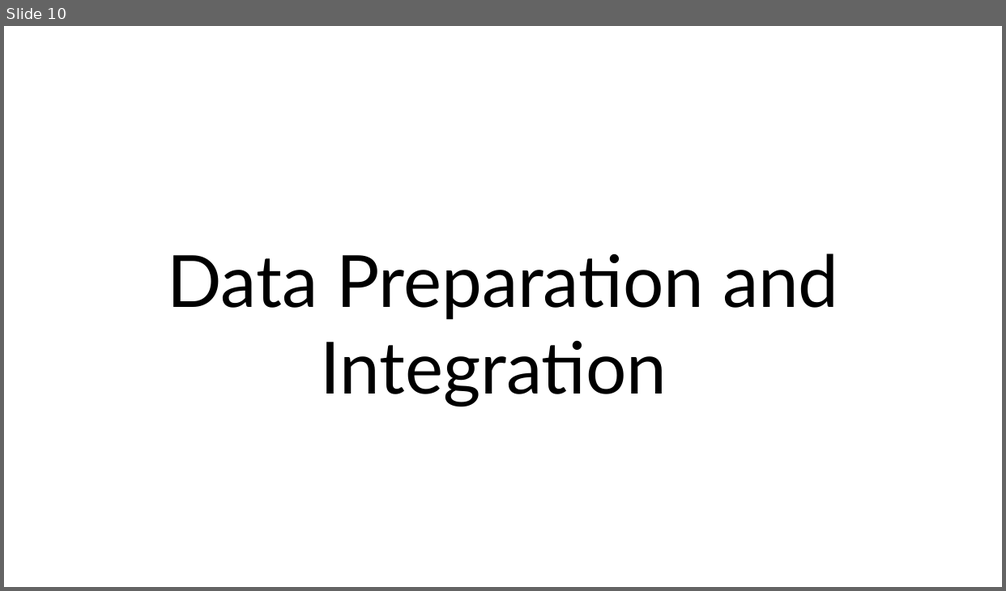
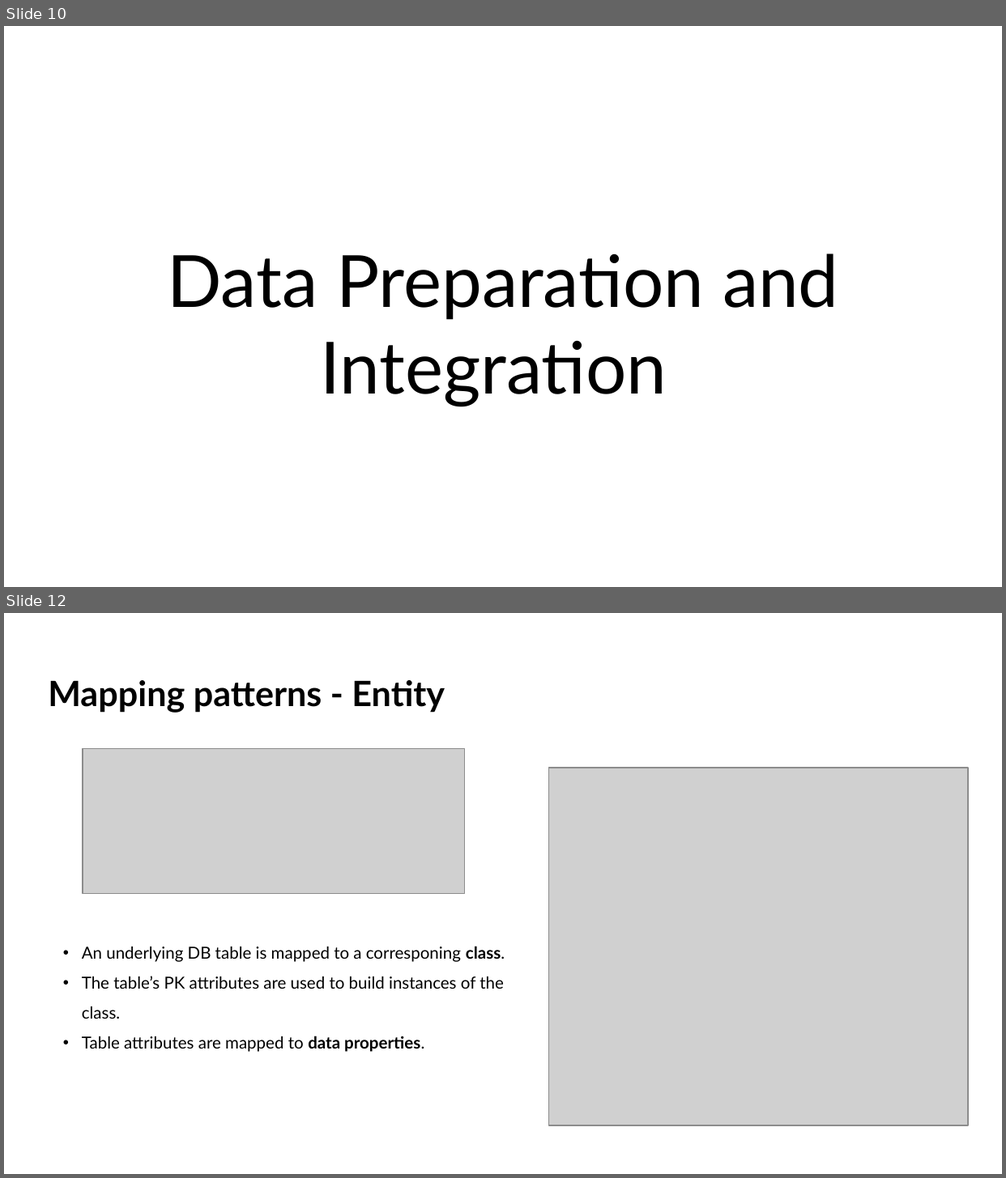
Before and after one commit to iberius96/DP_DPI, a slide deck: Presentation_Samuele_Ceol.pptx. Shown one above the other, each under a label of ours: slide 10 before the commit, slides 10 and 12 after it; the slides between them are not shown. The pictures are 1006x591 and 1006x1178 pixels, drawn with LibreOffice and Linux fonts; fonts in the diff are those of the drawing; grey boxes stand for pictures. Boxes give left, top, right and bottom in pixels: in the first picture for what was removed or moved away, otherwise in the second. Text is boxed around its words. In the diff, an @@ line names an element or a change of style, - is before the commit and + after.

```diff
--- a/Presentation_Samuele_Ceol.pptx
+++ b/Presentation_Samuele_Ceol.pptx
@@ slide 12 added at [4,613,1002,1174], background #FFFFFF @@
@@ title added at [48,680,445,713], 25.2 pt, text #000000, bold @@
+Mapping patterns - Entity
@@ picture added at [83,749,465,893] @@
@@ picture added at [549,768,968,1126] @@
@@ text added at [82,946,505,1052], 12 pt, text #000000 @@
+• An underlying DB table is mapped to a corresponing class.
+• The table’s PK attributes are used to build instances of the class.
+• Table attributes are mapped to data properties.
```
Also in this commit, not shown: 6 slides changed, 5 other slides added, 3 slides removed, 10 other files.
